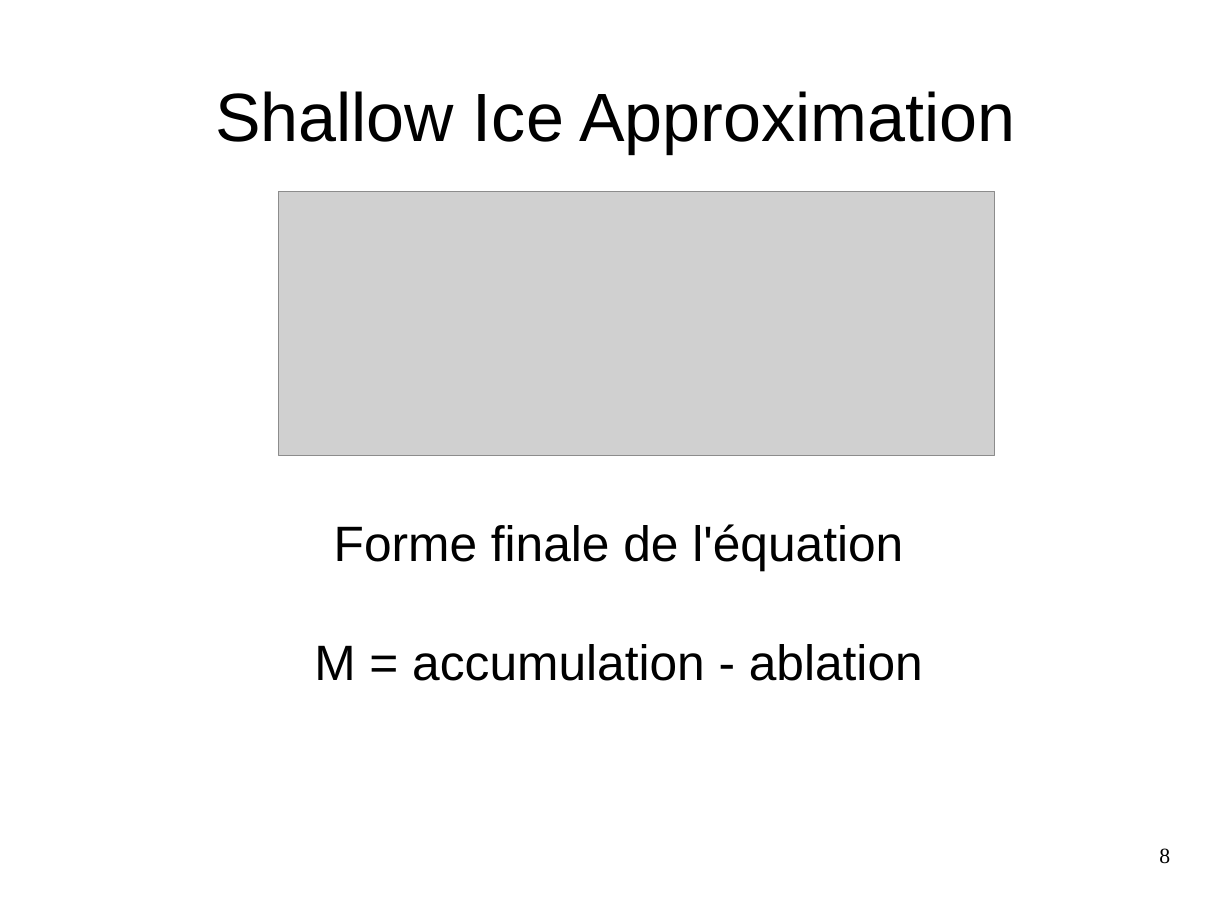
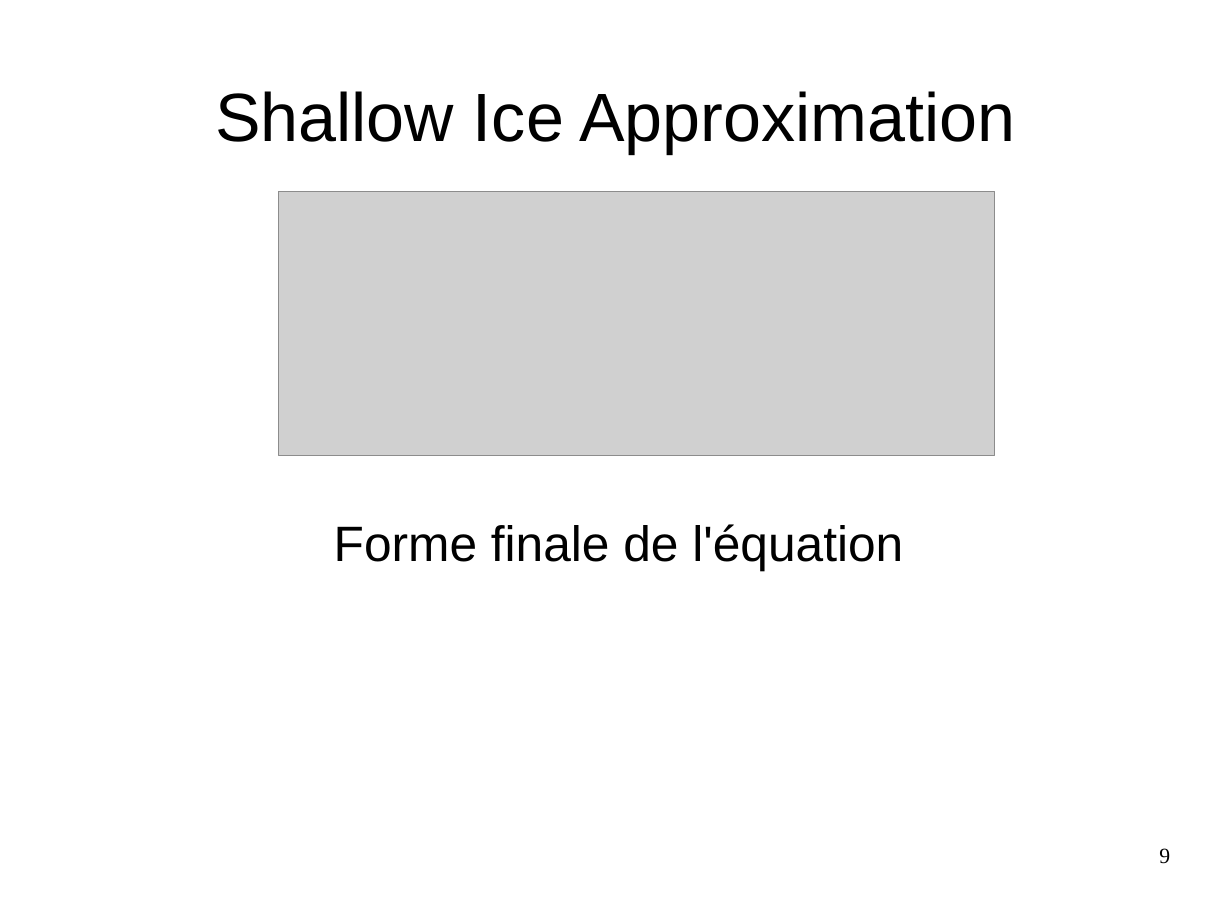
Before and after one commit to Rivoks/polytech-projet-mdg, a slide deck: slide 9 of documents/Powerpoint.odp (slide 8 before the commit). Drawn at 1232x924 pixels with LibreOffice and Linux fonts; fonts in the diff are those of the drawing; grey boxes stand for pictures. Boxes give left, top, right and bottom in pixels: in the first picture for what was removed or moved away, otherwise in the second. Text is boxed around its words. In the diff, an @@ line names an element or a change of style, - is before the commit and + after.

```diff
--- a/documents/Powerpoint.odp
+++ b/documents/Powerpoint.odp
@@ subtitle at (314, 644, 923, 681): paragraph removed @@
-M = accumulation - ablation
@@ page number at (1159, 848, 1170, 864): text changed @@
-8
+9
```
Also in this commit, not shown: 2 other slides changed, 4 slides added, 2 slides removed, 1 other file.
